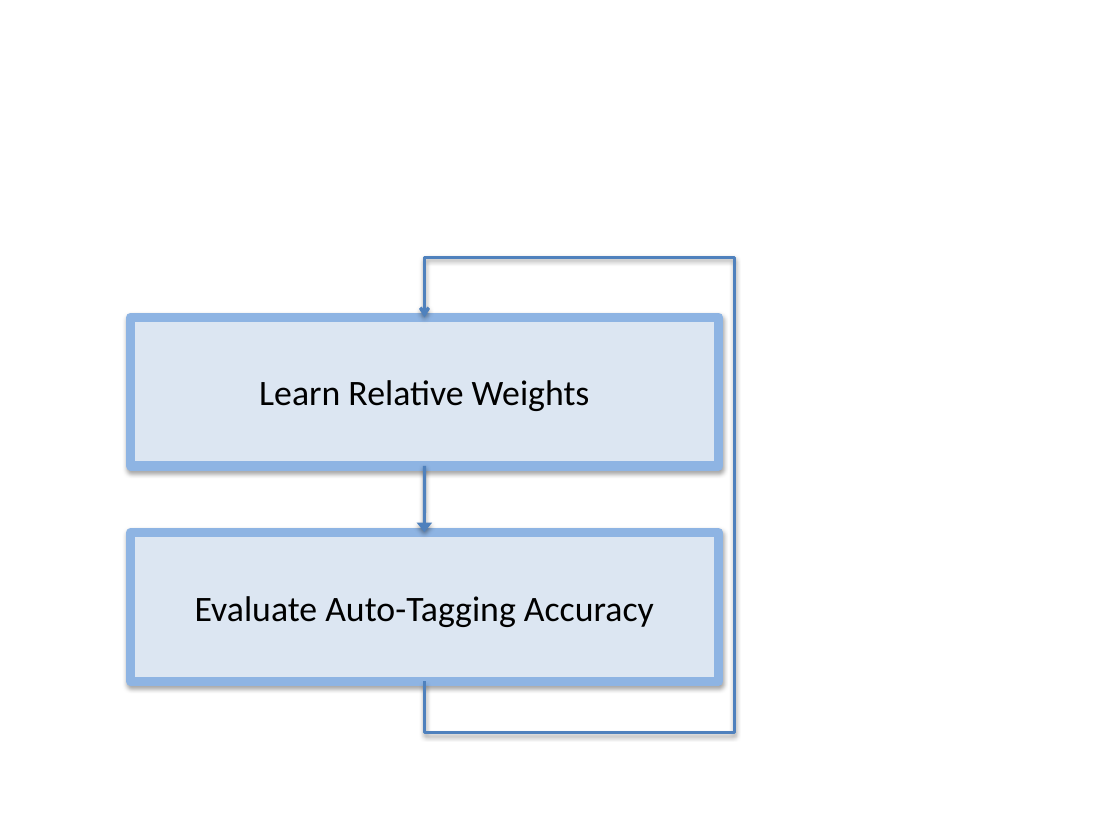
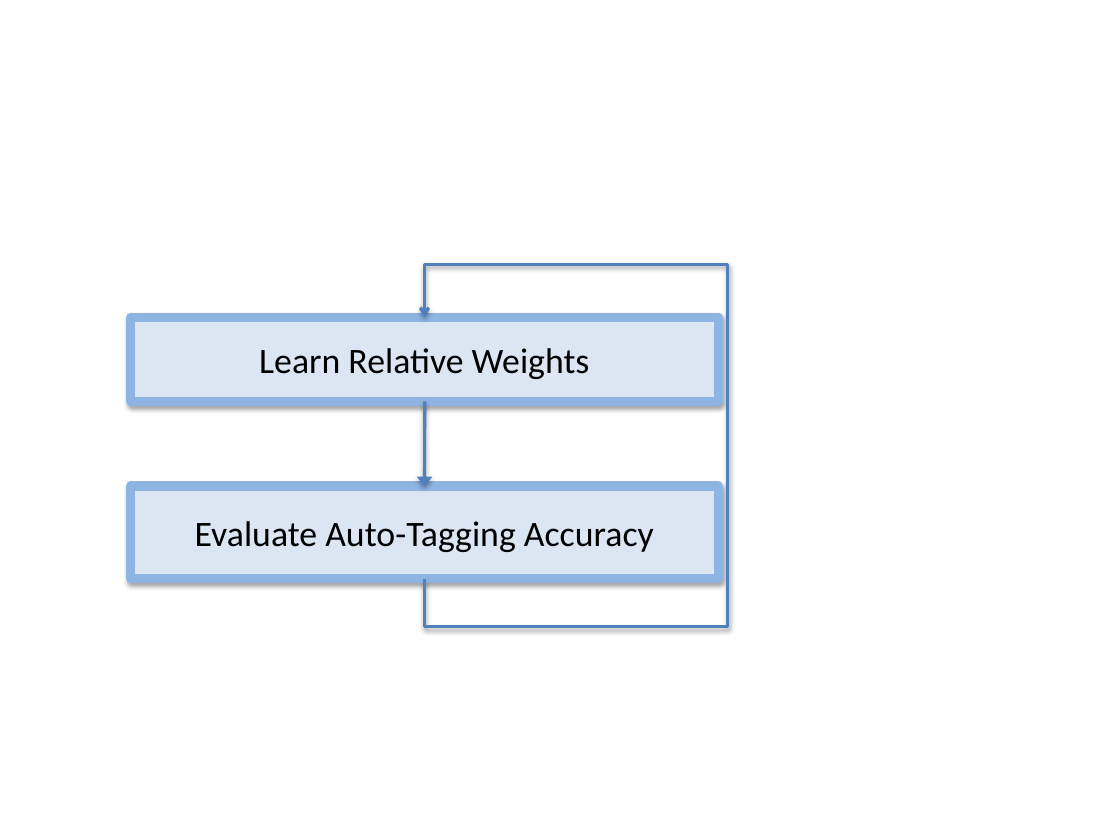
Before and after one commit to smsohan/Taggy, a slide deck: slide 9 of Thesis/arch.pptx. Drawn at 1120x840 pixels with LibreOffice and Linux fonts; fonts in the diff are those of the drawing. Boxes give left, top, right and bottom in pixels: in the first picture for what was removed or moved away, otherwise in the second. Text is boxed around its words. In the diff, an @@ line names an element or a change of style, - is before the commit and + after.

```diff
--- a/Thesis/arch.pptx
+++ b/Thesis/arch.pptx
@@ elbow arrow moved from (424, 681) - (424, 317) to (424, 579) - (424, 317) @@
@@ rectangle "Learn Relative Weights": place and size @@
-rectangle "Learn Relative Weights" at [131,317,719,466]
+rectangle "Learn Relative Weights" at [131,317,719,401]
@@ arrow moved from (424, 466) - (424, 532) to (424, 401) - (424, 486) @@
@@ rectangle "Evaluate Auto-Tagging Accuracy": place and size @@
-rectangle "Evaluate Auto-Tagging Accuracy" at [131,533,719,682]
+rectangle "Evaluate Auto-Tagging Accuracy" at [131,486,719,579]
```
Also in this commit, not shown: 20 other files.
